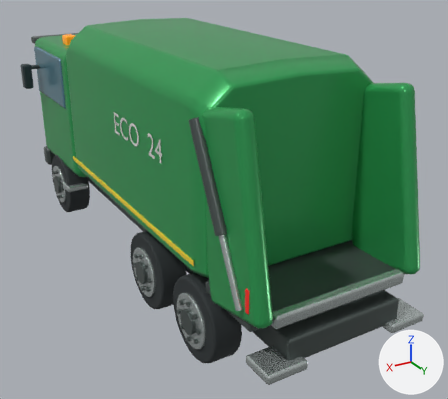
One commit to the glTF model vehicles/refuse_truck.glb: the scene before it, then after it.
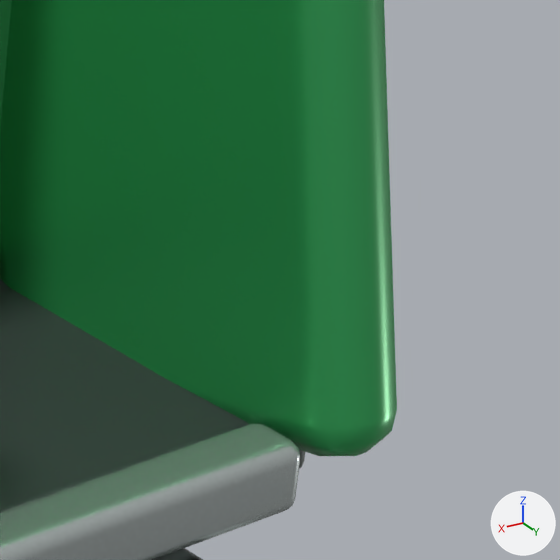
The first picture shows the older version from a 50 mm lens placed at (4.15, 7.96, 4.89), pointed at (-0.36, 0.44, 1.13). The close-ups show the older and then the newer version on the part from 79% to 100% of the width and 49% to 73% of the height of that picture. Only the edits that show in the close-ups are written down. The lights are fixed; the arrows at lower right show +X, +Y and +Z. Where no turn or scale is listed for an object, it has been applied to the vertices.

Script lines for the objects in view, before the commit:
```python
me_kub_009 = bpy.data.meshes.new('Kub.009')
me_kub_009.from_pydata(...)  # 96 vertices, 188 faces; spans x -1.13..1.13, y -0.48..0.48, z -0.08..0.08
me_kub_009.materials.append(mat_graphite_trim)  # dark grey #4d5755
me_kub_010 = bpy.data.meshes.new('Kub.010')
me_kub_010.from_pydata(...)  # 96 vertices, 188 faces; spans x -0.92..0.92, y -0.07..0.07, z -0.08..0.08
me_kub_010.materials.append(mat_brushed_equipment_metal)  # light grey #c4cdcb
me_kub_018 = bpy.data.meshes.new('Kub.018')
me_kub_018.from_pydata(...)  # 96 vertices, 188 faces; spans x -0.12..0.12, y -0.71..0.71, z -1.18..1.18
me_kub_018.materials.append(mat_leaf_green_enamel)  # green #35a65b
ob_hopper_cheek = bpy.data.objects.new('Hopper cheek', me_kub_018)
ob_hopper_cheek.location = (-1.06, 2.95, 2.19)
ob_loading_comb = bpy.data.objects.new('Loading comb', me_kub_010)
ob_loading_comb.location = (0.0, 3.55, 1.18)
ob_rear_hopper_floor = bpy.data.objects.new('Rear hopper floor', me_kub_009)
ob_rear_hopper_floor.location = (0.0, 2.97, 1.12)
# also in view: 'Compactor body' at (0.0, 0.44, 2.4)
```
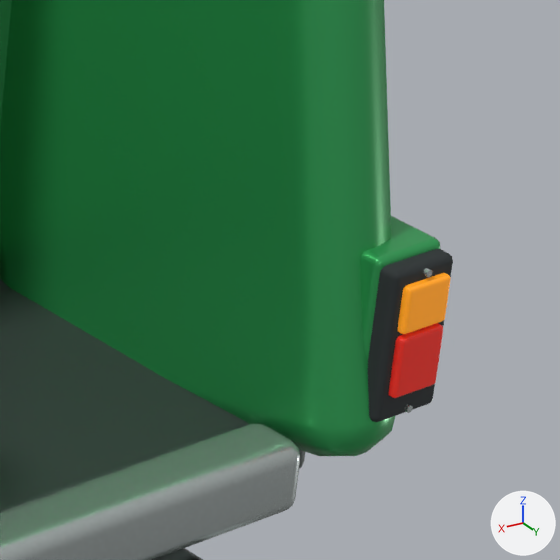
Pixel boxes (x1, y1, x2, y2) of what changed, in the close-ups (560 x 560 px):
'Rear lamp gasket', added
    after: (368, 249, 453, 422)
'Rear lamp mounting plate', added (green)
    after: (361, 216, 440, 359)
'Tail lamp', added
    after: (388, 323, 443, 398)
'Rear indicator lens', added
    after: (397, 273, 451, 334)
'Rear lamp retaining screw.001', added
    after: (423, 268, 432, 277)
'Rear lamp retaining screw', added
    after: (404, 404, 413, 413)

What changed in the scene script:
```text
Add me_kub_023_1:
    me_kub_023_1.from_pydata(...)  # 96 vertices, 188 faces; spans x -0.06..0.06, y -0.013..0.013, z -0.0675..0.0675
    me_kub_023_1.materials.append(mat_tail_lamp)  # red #e12c21, glowing dark red #6c100a
Add me_cylinder_003_1:
    me_cylinder_003_1.from_pydata(...)  # 72 vertices, 140 faces; spans x -0.008..0.008, y -0.006..0.006, z -0.008..0.008
    me_cylinder_003_1.materials.append(mat_brushed_equipment_metal)  # light grey #c4cdcb
Add me_cylinder_002_1:
    me_cylinder_002_1.from_pydata(...)  # 72 vertices, 140 faces; spans x -0.008..0.008, y -0.006..0.006, z -0.008..0.008
    me_cylinder_002_1.materials.append(mat_brushed_equipment_metal)  # light grey #c4cdcb
Add me_kub_020_1:
    me_kub_020_1.from_pydata(...)  # 96 vertices, 188 faces; spans x -0.092..0.092, y -0.106..0.106, z -0.184..0.184
    me_kub_020_1.materials.append(mat_leaf_green_enamel)  # green #35a65b
Add me_kub_021_1:
    me_kub_021_1.from_pydata(...)  # 96 vertices, 188 faces; spans x -0.084..0.084, y -0.026..0.026, z -0.168..0.168
    me_kub_021_1.materials.append(mat_tire_rubber)  # dark grey #2c3234
Add me_kub_022_1:
    me_kub_022_1.from_pydata(...)  # 96 vertices, 188 faces; spans x -0.06..0.06, y -0.013..0.013, z -0.052..0.052
    me_kub_022_1.materials.append(mat_amber_lens)  # orange #ffa021, glowing brown #955b0e
Add ob_tail_lamp:
    ob_tail_lamp = bpy.data.objects.new('Tail lamp', me_kub_023_1)
    ob_tail_lamp.location = (-1.12, 3.68, 1.418)
Add ob_rear_lamp_retaining_screw_001:
    ob_rear_lamp_retaining_screw_001 = bpy.data.objects.new('Rear lamp retaining screw.001', me_cylinder_003_1)
    ob_rear_lamp_retaining_screw_001.location = (-1.12, 3.679, 1.612)
Add ob_rear_lamp_retaining_screw:
    ob_rear_lamp_retaining_screw = bpy.data.objects.new('Rear lamp retaining screw', me_cylinder_002_1)
    ob_rear_lamp_retaining_screw.location = (-1.12, 3.679, 1.31)
Add ob_rear_lamp_mounting_plate:
    ob_rear_lamp_mounting_plate = bpy.data.objects.new('Rear lamp mounting plate', me_kub_020_1)
    ob_rear_lamp_mounting_plate.location = (-1.12, 3.531, 1.46)
Add ob_rear_lamp_gasket:
    ob_rear_lamp_gasket = bpy.data.objects.new('Rear lamp gasket', me_kub_021_1)
    ob_rear_lamp_gasket.location = (-1.12, 3.65, 1.46)
Add ob_rear_indicator_lens:
    ob_rear_indicator_lens = bpy.data.objects.new('Rear indicator lens', me_kub_022_1)
    ob_rear_indicator_lens.location = (-1.12, 3.68, 1.545)
```
